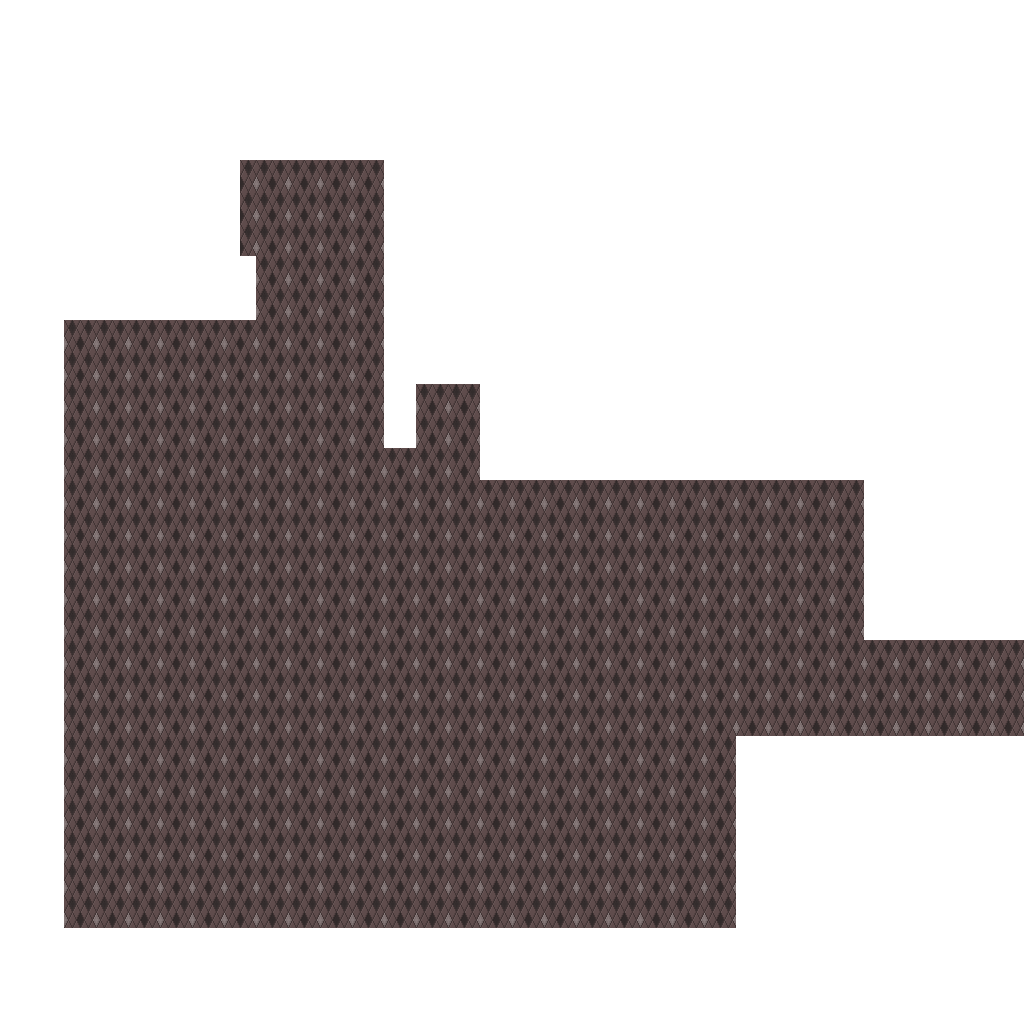
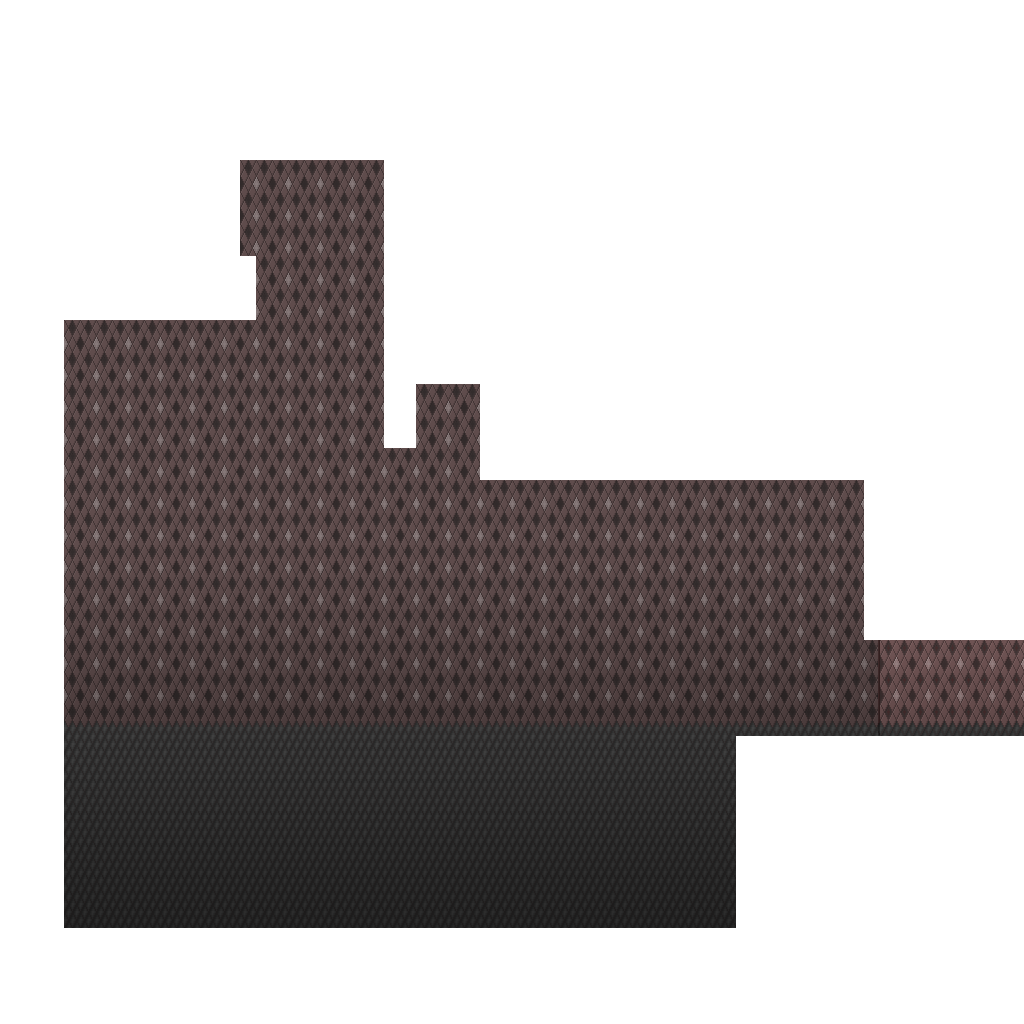
Two versions of the same layered image (1024 × 1024). Layer-by-layer changes:
added layer "Layer 4" (52%) above "Layer 1" over [64, 565, 1024, 928]
painted on "Layer 1" over [64, 640, 1024, 928]
